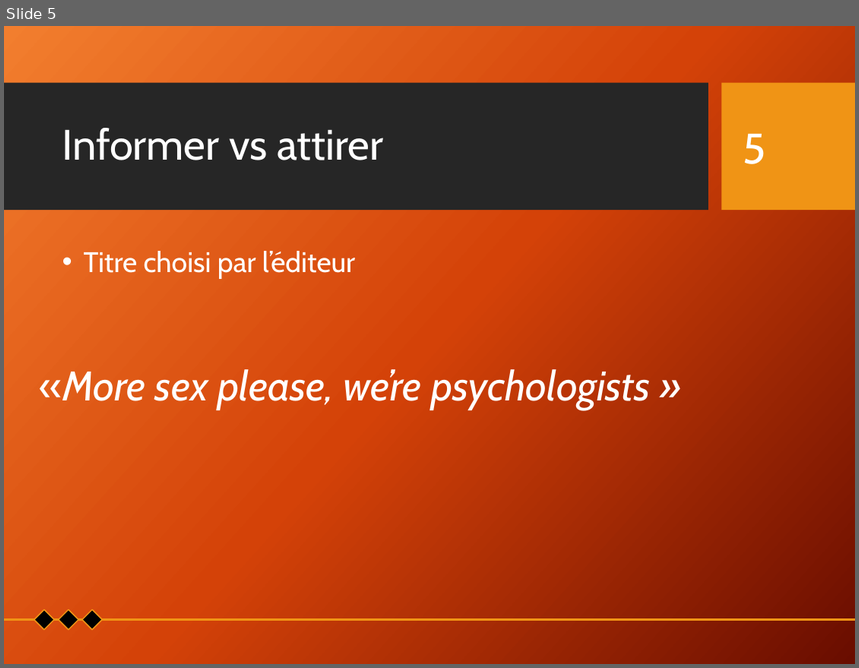
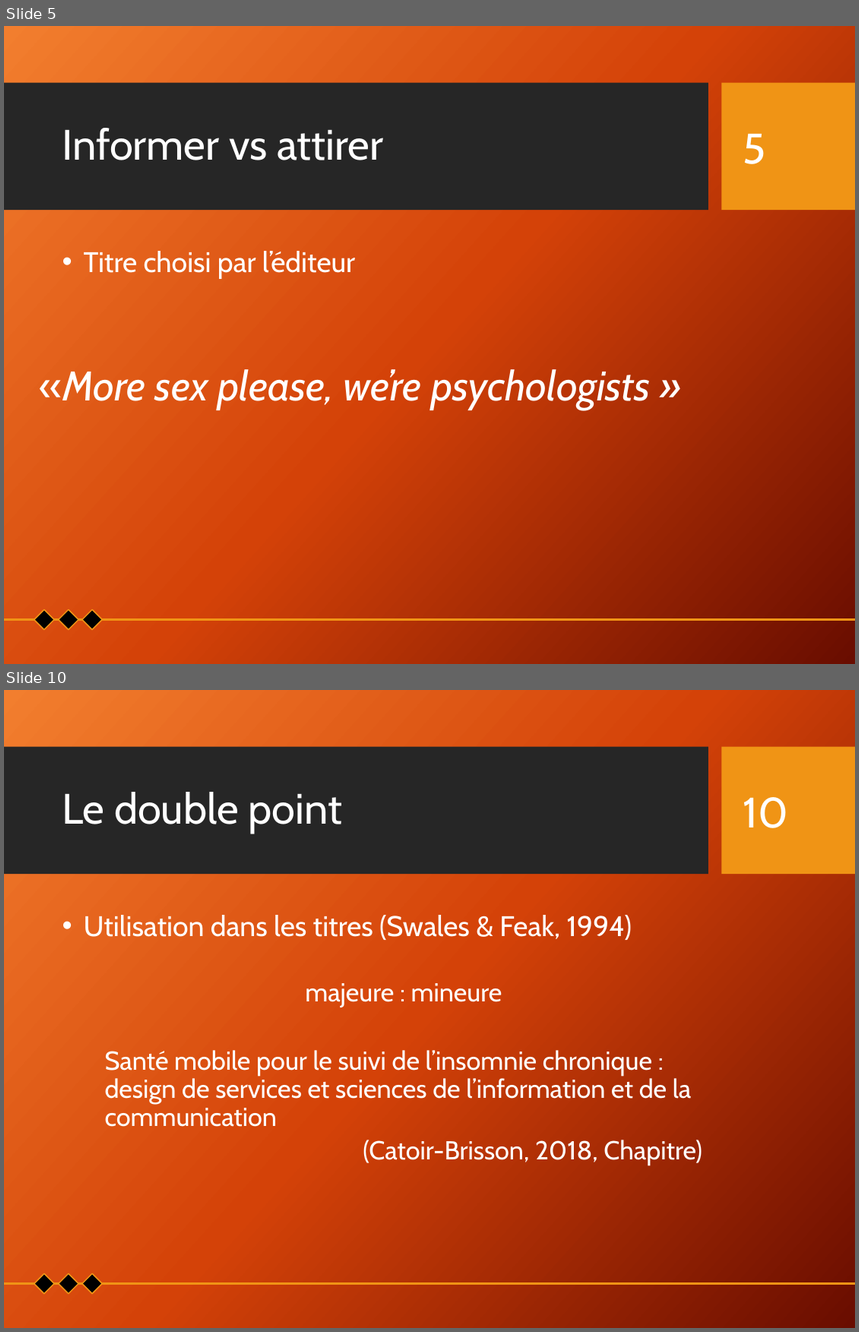
Before and after one commit to Xitog/tal, a slide deck: dossiers/Final - Présentation Projet de recherche.pptx. Shown one above the other, each under a label of ours: slide 5 before the commit, slides 5 and 10 after it; the slides between them are not shown. The pictures are 859x668 and 859x1332 pixels, drawn with LibreOffice and Linux fonts; fonts in the diff are those of the drawing; background and template pictures are left out. Boxes give left, top, right and bottom in pixels: in the first picture for what was removed or moved away, otherwise in the second. Text is boxed around its words. In the diff, an @@ line names an element or a change of style, - is before the commit and + after.

```diff
--- a/dossiers/Final - Présentation Projet de recherche.pptx
+++ b/dossiers/Final - Présentation Projet de recherche.pptx
@@ slide 10 added at (x1=4, y1=690, x2=855, y2=1328), background picture (left out); not listed: 2 template elements that a slide beside it also shows @@
@@ title added at (x1=62, y1=792, x2=343, y2=834), 36 pt, text #FFFFFF @@
+Le double point
@@ page number added at (x1=743, y1=797, x2=789, y2=828), 36 pt, text #FFFFFF @@
+10
@@ text added at (x1=84, y1=915, x2=702, y2=1167), 22 pt, text #FFFFFF @@
+• Utilisation dans les titres (Swales & Feak, 1994)
+  majeure : mineure
+  Santé mobile pour le suivi de l’insomnie chronique : design de services et sciences de l’information et de la communication
+  (Catoir-Brisson, 2018, Chapitre)
@@ group added at (x1=4, y1=1274, x2=855, y2=1294): 3 diamonds, 1 line @@
```
Also in this commit, not shown: 8 slides changed, 15 other slides added.
